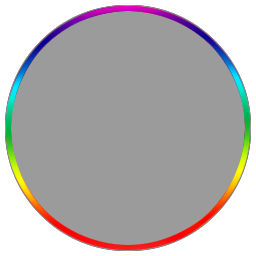
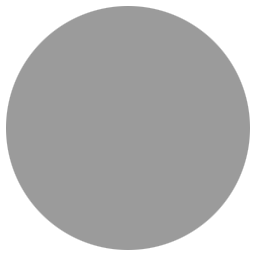
The second 256 × 256 image is a revision of the first. Changes to its layers:
renamed "Layer 1" to "Layer 2", painted on it over [6, 6, 250, 250]
painted on "Background" over [5, 5, 251, 251]
